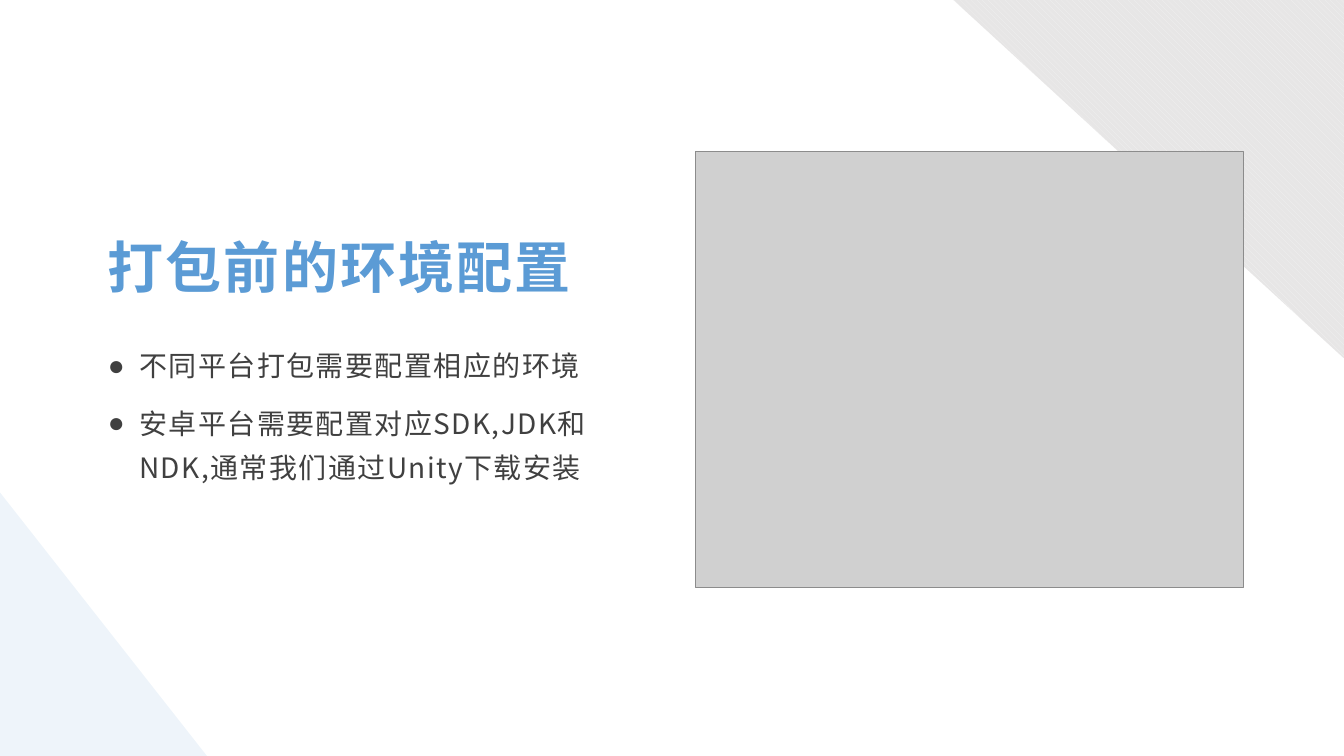
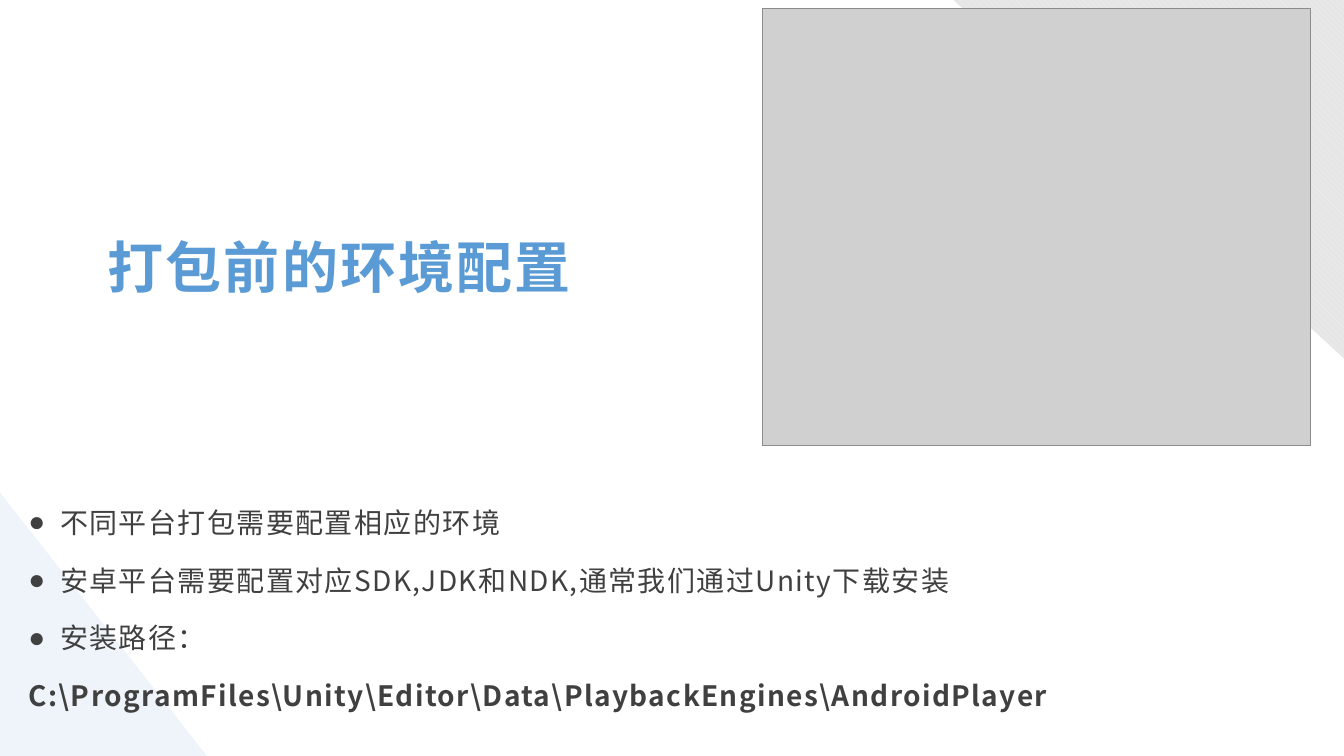
Before and after one commit to FangyeReady/Empty, a slide deck: slide 4 of 教学课件/20.第二十课 场景和安卓打包设置.pptx. Drawn at 1344x756 pixels with LibreOffice and Linux fonts; fonts in the diff are those of the drawing; grey boxes stand for pictures. Boxes give left, top, right and bottom in pixels: in the first picture for what was removed or moved away, otherwise in the second. Text is boxed around its words. In the diff, an @@ line names an element or a change of style, - is before the commit and + after.

```diff
--- a/教学课件/20.第二十课 场景和安卓打包设置.pptx
+++ b/教学课件/20.第二十课 场景和安卓打包设置.pptx
@@ picture moved from (x1=696, y1=151, x2=1243, y2=588) to (x1=763, y1=8, x2=1311, y2=445) @@
@@ text "不同平台打包需要配置相应的环境" moved from (x1=139, y1=352, x2=586, y2=485) to (x1=28, y1=509, x2=1046, y2=713) @@
@@ text at (x1=28, y1=624, x2=1046, y2=713): paragraphs added @@
+● 安装路径：
+C:\ProgramFiles\Unity\Editor\Data\PlaybackEngines\AndroidPlayer
```
Also in this commit, not shown: 3 other slides changed, 3 slides added, 1 slide removed.
